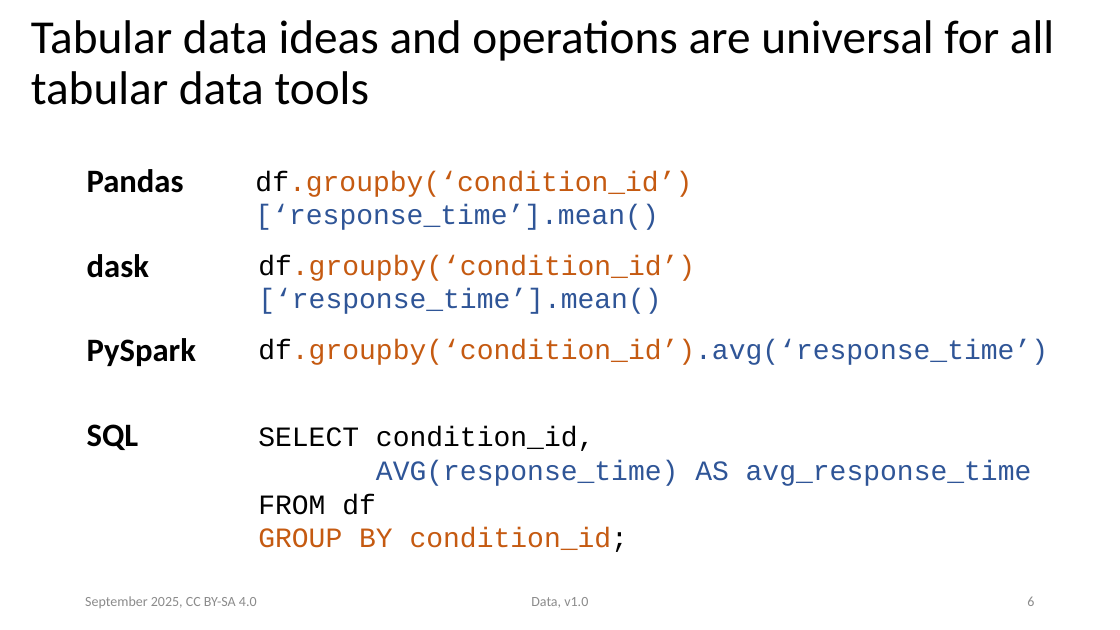
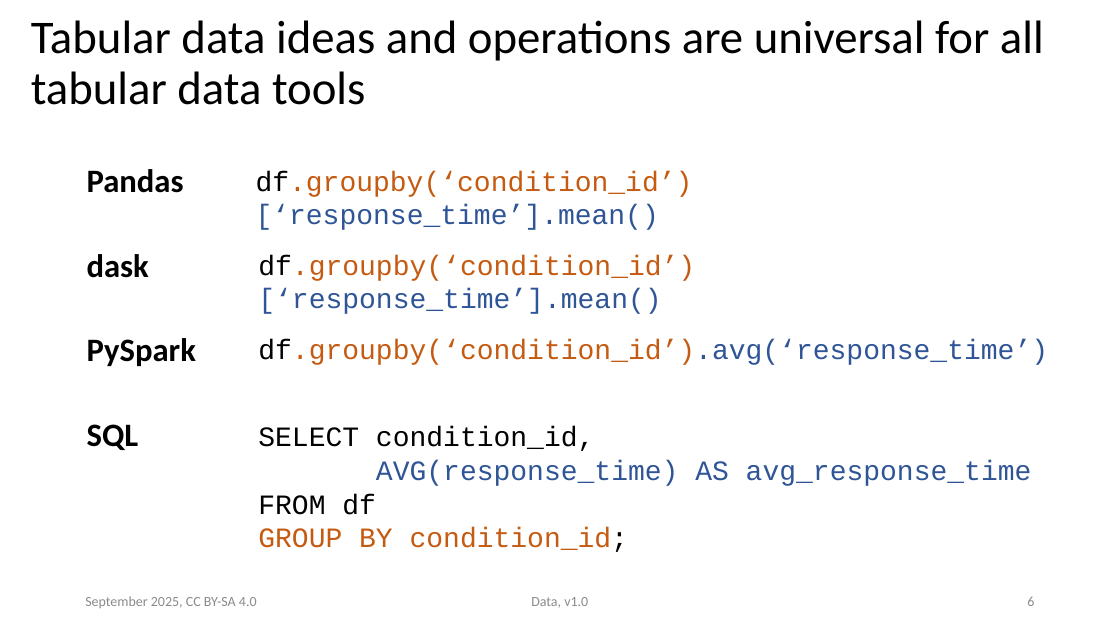
Before and after one commit to ASPP/data_class, a slide deck: slide 6 of tabular_data.pptx. Drawn at 1120x630 pixels with LibreOffice and Linux fonts; fonts in the diff are those of the drawing. Boxes give left, top, right and bottom in pixels: in the first picture for what was removed or moved away, otherwise in the second. Text is boxed around its words. In the diff, an @@ line names an element or a change of style, - is before the commit and + after.

```diff
--- a/tabular_data.pptx
+++ b/tabular_data.pptx
@@ title "Tabular data ideas and operations ..." at [31,20,1044,105]: size 40.5 to 40 pt @@
```
Also in this commit, not shown: 14 other slides changed, 3 other files.
